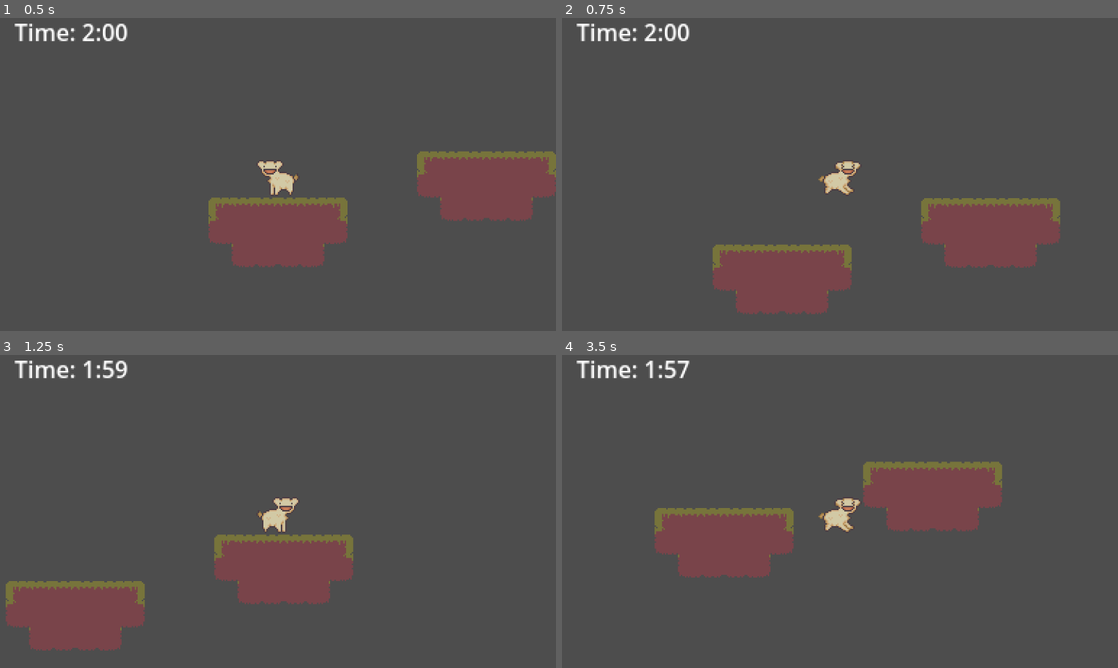
Above: before the commit, frames 1-4 (two rows, left to right).
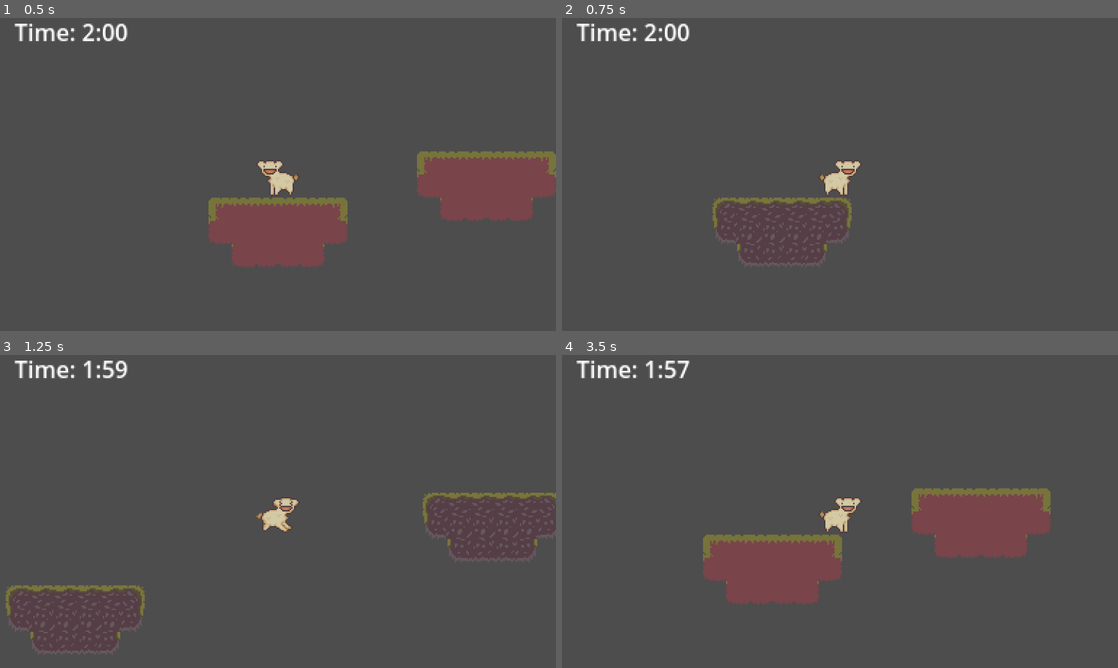
Above: after the commit, the same moments.

Repository: colormak3r/VGDC-Game-Jam-Fall-2023
Game: Godot game, scene res://levelone.tscn
Two runs of this game, one before a commit and one after it. Both use one fixed random seed, a clock stepped at 60 frames per second and the inputs below.
Inputs:
- Up to frame 1 (0.5 s): no input
- Up to frame 2 (0.75 s): hold D (right) from 0.53 s (still down); tap W (swap, bound only after the commit) at 0.6 s
- Up to frame 3 (1.25 s): keep holding D (right); tap Space (jump) at 0.77 s
- Up to frame 4 (3.5 s): tap F (swap, bound only before the commit) at 1.35, 2.85 s; tap Space (jump) at 1.52, 3.02 s; release D (right) at 2.03 s; hold A (left) 2.03-2.78 s; tap W (swap, bound only after the commit) at 2.1 s; hold D (right) from 2.78 s (still down)

Frame 1 is identical in both runs. In frame 2, 10% of the frame differs, in the area x 27-90%, y 45-95%; in frame 3, 9.9%; in frame 4, 13%, in the area x 16-88%, y 34-80%.

Commit message:
Updated swap keybind
Swap is now w or up, jump is space bar

Diff:
--- a/project.godot
+++ b/project.godot
@@ -24,22 +24,24 @@
 left={
 "deadzone": 0.5,
 "events": [Object(InputEventKey,"resource_local_to_scene":false,"resource_name":"","device":-1,"window_id":0,"alt_pressed":false,"shift_pressed":false,"ctrl_pressed":false,"meta_pressed":false,"pressed":false,"keycode":0,"physical_keycode":65,"key_label":0,"unicode":97,"echo":false,"script":null)
+, Object(InputEventKey,"resource_local_to_scene":false,"resource_name":"","device":-1,"window_id":0,"alt_pressed":false,"shift_pressed":false,"ctrl_pressed":false,"meta_pressed":false,"pressed":false,"keycode":0,"physical_keycode":4194319,"key_label":0,"unicode":0,"echo":false,"script":null)
 ]
 }
 right={
 "deadzone": 0.5,
 "events": [Object(InputEventKey,"resource_local_to_scene":false,"resource_name":"","device":-1,"window_id":0,"alt_pressed":false,"shift_pressed":false,"ctrl_pressed":false,"meta_pressed":false,"pressed":false,"keycode":0,"physical_keycode":68,"key_label":0,"unicode":100,"echo":false,"script":null)
+, Object(InputEventKey,"resource_local_to_scene":false,"resource_name":"","device":-1,"window_id":0,"alt_pressed":false,"shift_pressed":false,"ctrl_pressed":false,"meta_pressed":false,"pressed":false,"keycode":0,"physical_keycode":4194321,"key_label":0,"unicode":0,"echo":false,"script":null)
 ]
 }
 jump={
 "deadzone": 0.5,
-"events": [Object(InputEventKey,"resource_local_to_scene":false,"resource_name":"","device":-1,"window_id":0,"alt_pressed":false,"shift_pressed":false,"ctrl_pressed":false,"meta_pressed":false,"pressed":false,"keycode":0,"physical_keycode":87,"key_label":0,"unicode":119,"echo":false,"script":null)
-, Object(InputEventKey,"resource_local_to_scene":false,"resource_name":"","device":-1,"window_id":0,"alt_pressed":false,"shift_pressed":false,"ctrl_pressed":false,"meta_pressed":false,"pressed":false,"keycode":0,"physical_keycode":32,"key_label":0,"unicode":32,"echo":false,"script":null)
+"events": [Object(InputEventKey,"resource_local_to_scene":false,"resource_name":"","device":-1,"window_id":0,"alt_pressed":false,"shift_pressed":false,"ctrl_pressed":false,"meta_pressed":false,"pressed":false,"keycode":0,"physical_keycode":32,"key_label":0,"unicode":32,"echo":false,"script":null)
 ]
 }
 swap={
 "deadzone": 0.5,
-"events": [Object(InputEventKey,"resource_local_to_scene":false,"resource_name":"","device":-1,"window_id":0,"alt_pressed":false,"shift_pressed":false,"ctrl_pressed":false,"meta_pressed":false,"pressed":false,"keycode":0,"physical_keycode":70,"key_label":0,"unicode":102,"echo":false,"script":null)
+"events": [Object(InputEventKey,"resource_local_to_scene":false,"resource_name":"","device":-1,"window_id":0,"alt_pressed":false,"shift_pressed":false,"ctrl_pressed":false,"meta_pressed":false,"pressed":false,"keycode":0,"physical_keycode":87,"key_label":0,"unicode":119,"echo":false,"script":null)
+, Object(InputEventKey,"resource_local_to_scene":false,"resource_name":"","device":-1,"window_id":0,"alt_pressed":false,"shift_pressed":false,"ctrl_pressed":false,"meta_pressed":false,"pressed":false,"keycode":0,"physical_keycode":4194320,"key_label":0,"unicode":0,"echo":false,"script":null)
 ]
 }
 
